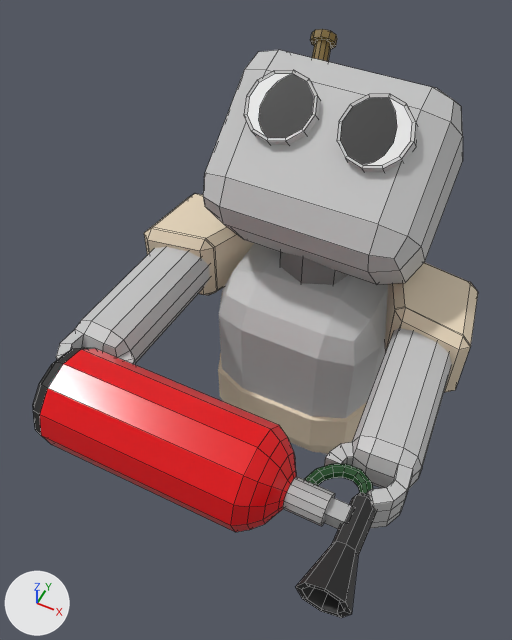
The FBX model Assets/Models/Robot.fbx, before and after one commit.
Camera for both pictures: a 50 mm lens placed at (1.25, -3.49, 4.26), pointed at (-0.23, -0.53, 0.56). Lighting does not change. The marker at lower left points along +X, +Y and +Z. Mesh edges are drawn as thin lines on the coarser meshes. Where no turn or scale is listed for an object, it has been applied to the vertices.

Names of what the first picture shows: 'Brazos', 'Torso'.
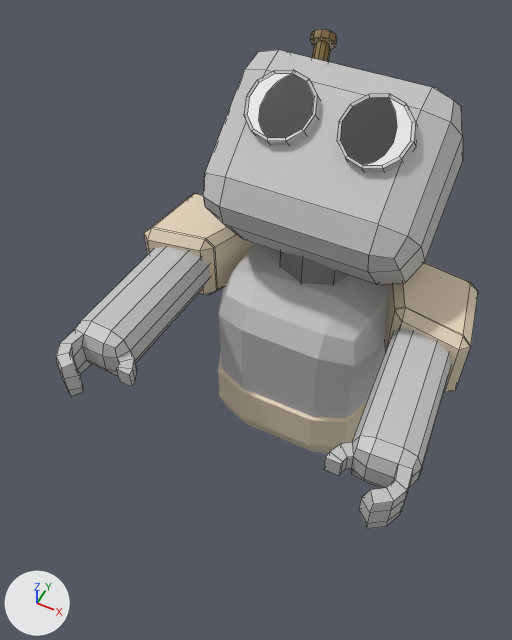
The change in detail:
me_cube_003 has 844 vertices, 719 faces and spans x -1.18..1.18, y -2.17..0.93, z -0.28..1.44.
me_cube_003 is used by ob_brazos; location (0.0, 0.0, 0.667).
me_cube_003 part 1: the loose piece of 120 vertices spanning x -0.98..0.8, y -2.03..-1.4, z -0.25..0.38 is deleted.
me_cube_003 part 2: the loose piece of 112 vertices spanning x 0.6..1.12, y -2.17..-1.41, z -0.08..0.22 is deleted.
me_cube_003 part 3: the loose piece of 8 vertices spanning x 0.76..0.93, y -1.77..-1.66, z 0.02..0.12 is deleted.
me_cube_003 no longer uses material mat_matafuegos1 (red #e7000e).
me_cube_003 no longer uses material mat_matafuegos2 (black #212121).
me_cube_003 no longer uses material mat_matafuegos3 (grey #b2b2b2).
me_cube_003 no longer uses material mat_matafuegos4 (dark green #074514).

Where the change shows, as pixel boxes (x1, y1, x2, y2) in the pictures (512 x 640 px):
'Brazos', reshaped (15% shorter): before (33, 29, 478, 618); after (56, 29, 478, 529)
part 1 of me_cube_003, deleted (red): before (33, 348, 335, 532)
part 2 of me_cube_003, deleted (black): before (296, 464, 377, 618)
part 3 of me_cube_003, deleted: before (324, 497, 352, 529)
